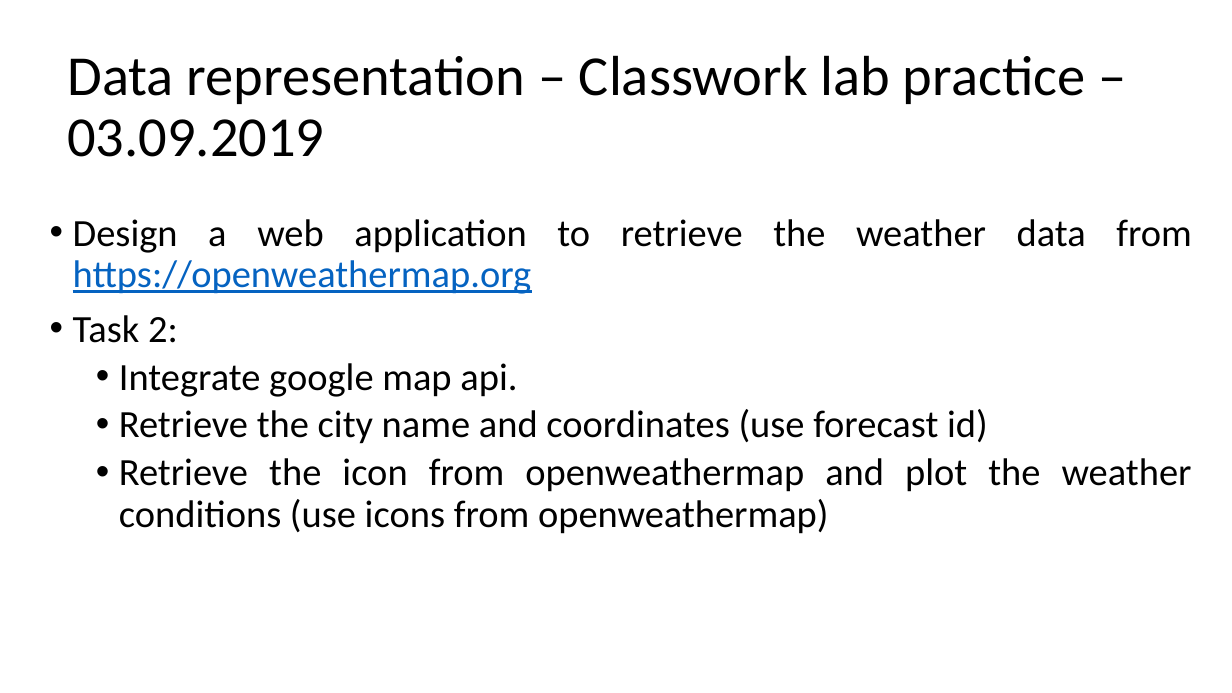
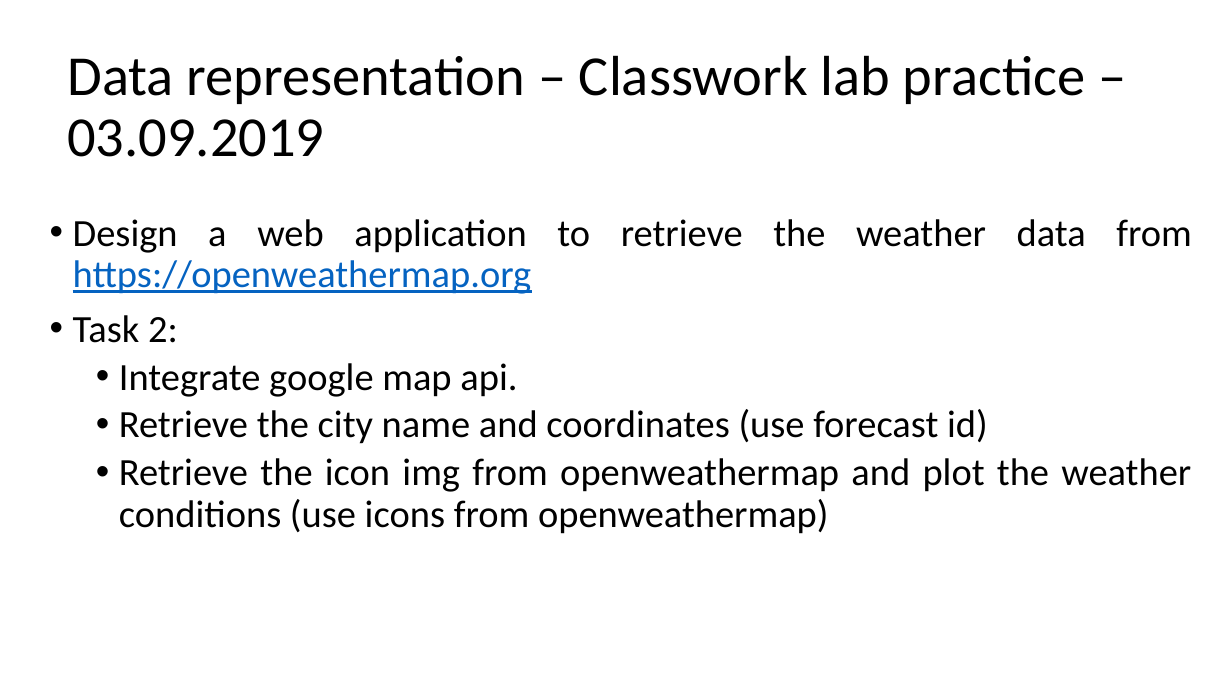
Before and after one commit to sibichakkaravarthy/CSE4004--WebTechnologies, a slide deck: slide 46 of WT_LAB.pptx. Drawn at 1232x693 pixels with LibreOffice and Linux fonts; fonts in the diff are those of the drawing. Boxes give left, top, right and bottom in pixels: in the first picture for what was removed or moved away, otherwise in the second. Text is boxed around its words. In the diff, an @@ line names an element or a change of style, - is before the commit and + after.

Commit message:
Weathermap api and servlet

```diff
--- a/WT_LAB.pptx
+++ b/WT_LAB.pptx
@@ text at (119, 458, 1191, 534): text changed @@
-  • Retrieve the icon from openweathermap and plot the weather conditions (use icons from openweathermap)
+  • Retrieve the icon img from openweathermap and plot the weather conditions (use icons from openweathermap)
```
Also in this commit, not shown: 8 slides added, 4 other files.
